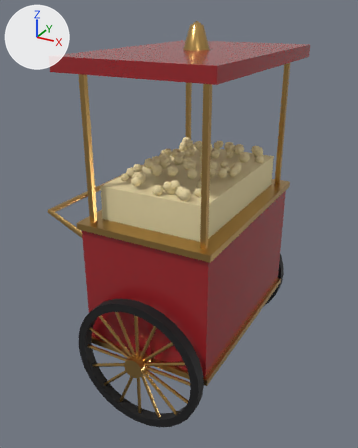
Renders of the glTF model www/models/popcorn_cart.glb from each side of a commit.
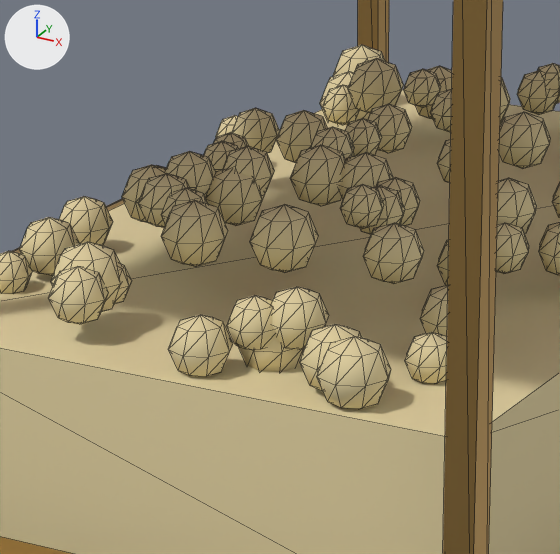
The first picture shows the older version from a 50 mm camera at (1.06, -2.1, 1.86) aimed at (-0.08, -0.02, 0.82). The close-ups show the older and then the newer version on the part from 34% to 62% of the width and 29% to 51% of the height of that picture. Only the edits that show in the close-ups are written down. The axes (+X, +Y, +Z) are drawn at upper left. The lights are the same throughout. The close-ups show mesh edges as thin lines. Vertices at exactly the same position are counted once.

The first close-up shows 'Corn_LOD0', 'Kernels_LOD0', 'Post_LOD0.001', 'Post_LOD0.002' and 2 more.
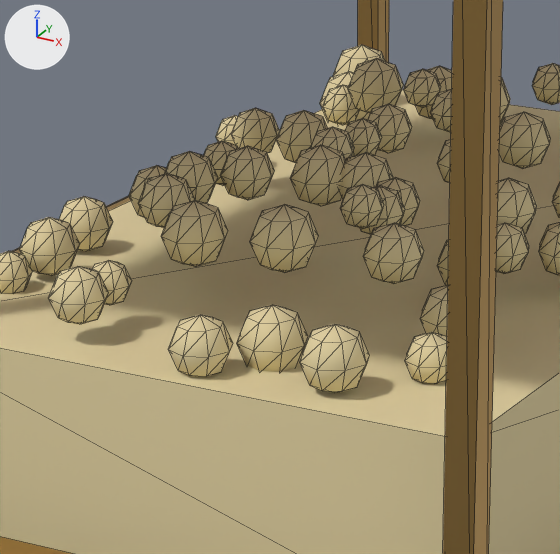
Where the change shows, as pixel boxes (x1, y1, x2, y2) in the close-ups (560 x 554 px):
'Kernels_LOD0', reshaped: before (0, 45, 560, 409); after (0, 45, 560, 393)
part 1 of me_kernels_lod0, deleted: before (51, 71, 556, 409)

What changed in the scene script:
```text
Change me_kernels_lod0:
    used by ob_kernels_lod0; location = (0.0, 0.0, 0.0)
    remove me_kernels_lod0.from_pydata(...)  # 1820 vertices, 3360 faces; spans x -0.268..0.252, y -0.422..0.414, z 1.106..1.224
    add me_kernels_lod0.from_pydata(...)  # 1456 vertices, 2688 faces; spans x -0.268..0.252, y -0.416..0.413, z 1.106..1.224
    me_kernels_lod0 part 1: 14 loose pieces with 364 vertices, spanning x -0.178..0.213, y -0.422..0.414, z 1.11..1.203, are deleted
```
